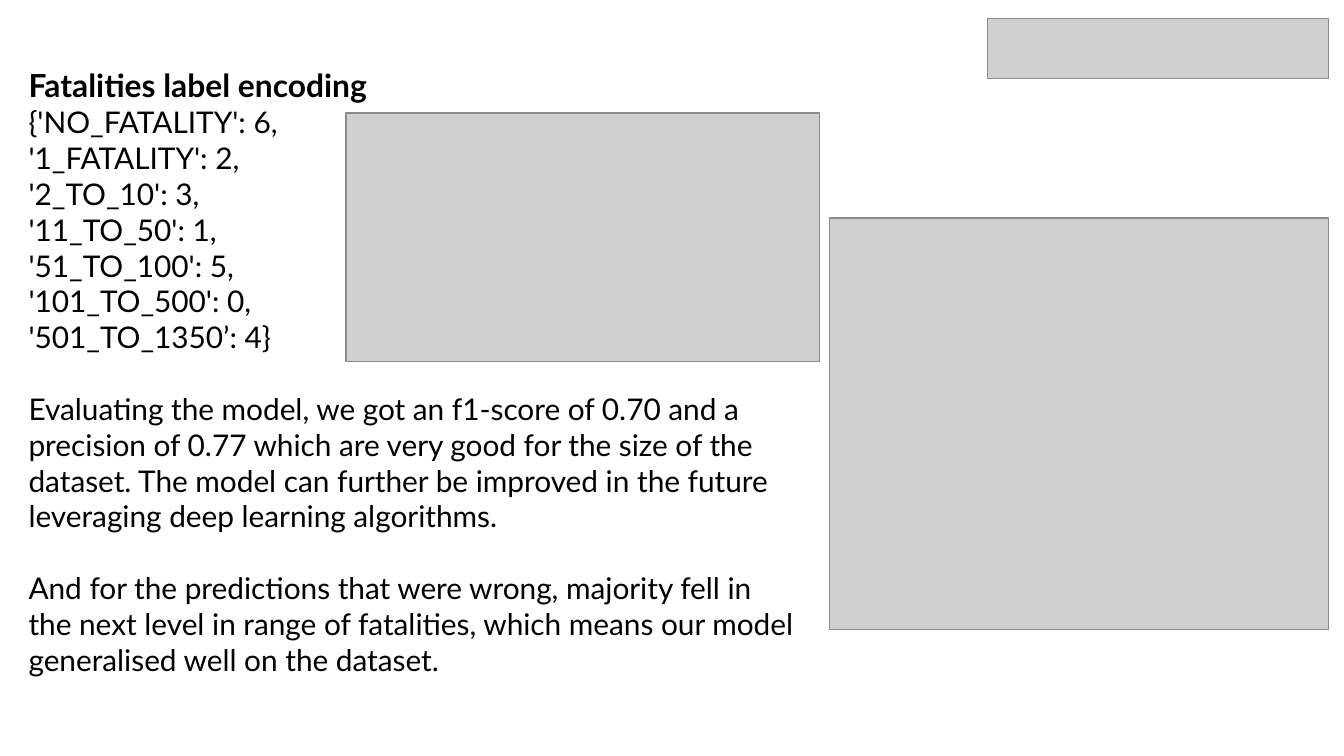
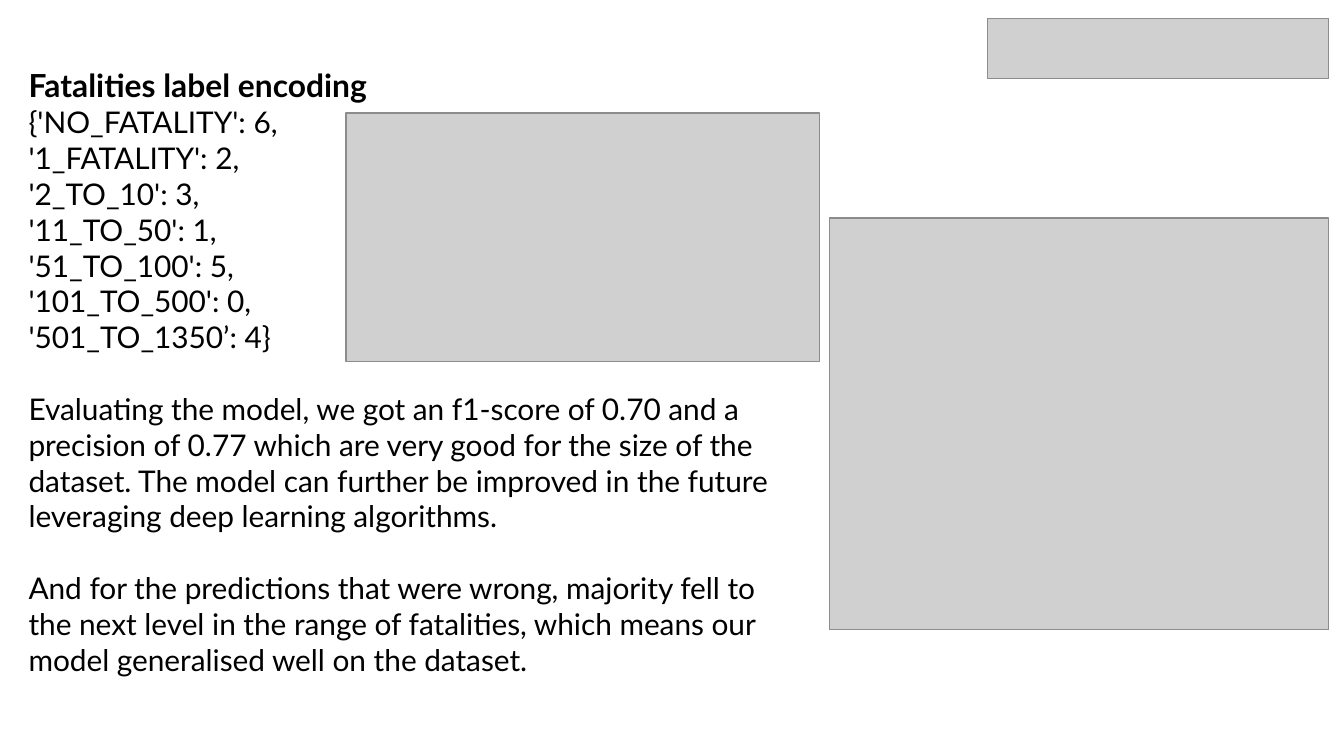
Before and after one commit to Sammybams/HamoyeAI-Team-Theano-Capstone-Project, a slide deck: slide 13 of Theano Project Presentation Main.pptx. Drawn at 1344x756 pixels with LibreOffice and Linux fonts; fonts in the diff are those of the drawing; grey boxes stand for pictures. Boxes give left, top, right and bottom in pixels: in the first picture for what was removed or moved away, otherwise in the second. Text is boxed around its words. In the diff, an @@ line names an element or a change of style, - is before the commit and + after.

Commit message:
Modified presentatiion slides.

```diff
--- a/Theano Project Presentation Main.pptx
+++ b/Theano Project Presentation Main.pptx
@@ text at (x1=29, y1=577, x2=756, y2=677): text changed @@
-And for the predictions that were wrong, majority fell in the next level in range of fatalities, which means our model generalised well on the dataset.
+And for the predictions that were wrong, majority fell to the next level in the range of fatalities, which means our model generalised well on the dataset.
```
